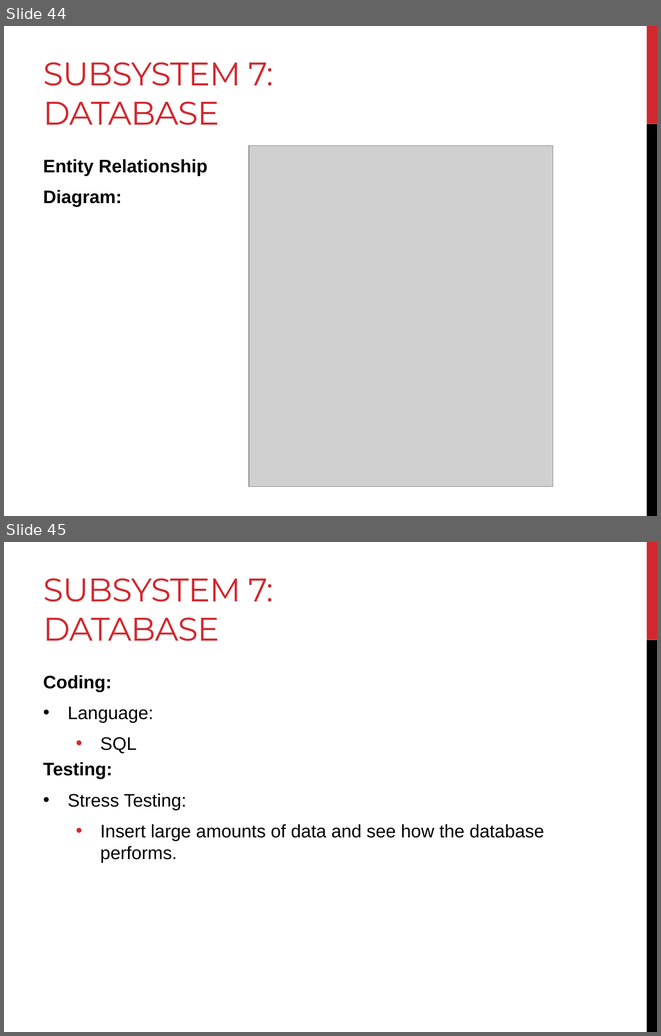
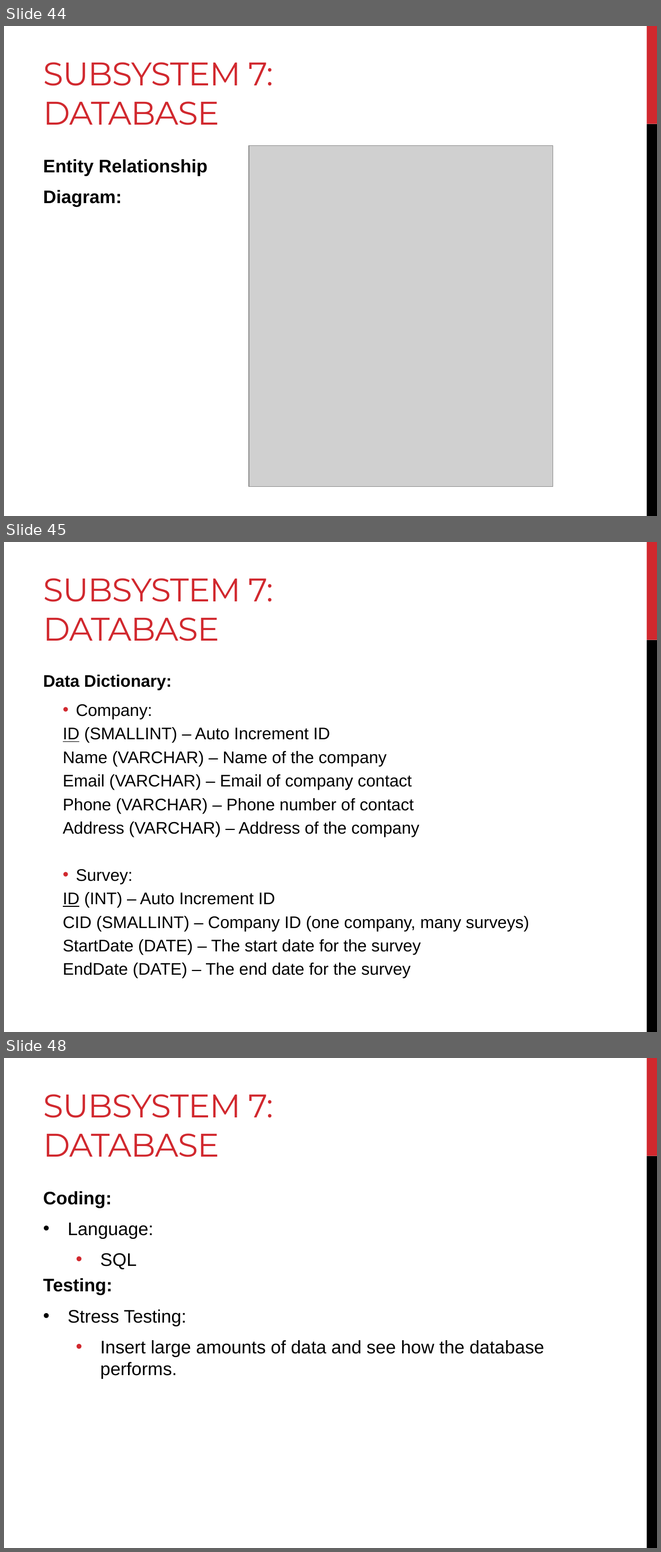
Before and after one commit to AndreasSchwagerl/RR-Survey-System, a slide deck: Presentation/Survey System - Progress Presentation 4.pptx. Shown one above the other, each under a label of ours: slides 44 and 45 before the commit, slides 44, 45 and 48 after it; the slides between them are not shown. The pictures are 661x1036 and 661x1552 pixels, drawn with LibreOffice and Linux fonts; fonts in the diff are those of the drawing; grey boxes stand for pictures. Boxes give left, top, right and bottom in pixels: in the first picture for what was removed or moved away, otherwise in the second. Text is boxed around its words. In the diff, an @@ line names an element or a change of style, - is before the commit and + after.

```diff
--- a/Presentation/Survey System - Progress Presentation 4.pptx
+++ b/Presentation/Survey System - Progress Presentation 4.pptx
@@ slide 45 added at (x1=4, y1=542, x2=657, y2=1032), background #FFFFFF; not listed: 2 template elements that a slide beside it also shows @@
@@ title added at (x1=43, y1=578, x2=273, y2=641), 36 pt, text #D1282E @@
+SUBSYSTEM 7:
+DATABASE
@@ text added at (x1=43, y1=674, x2=529, y2=978), 18.5 pt, text #000000 @@
+Data Dictionary:
+  • Company:
+  ID (SMALLINT) – Auto Increment ID
+  Name (VARCHAR) – Name of the company
+  Email (VARCHAR) – Email of company contact
+  Phone (VARCHAR) – Phone number of contact
+  Address (VARCHAR) – Address of the company
+  • Survey:
+  ID (INT) – Auto Increment ID
+  CID (SMALLINT) – Company ID (one company, many surveys)
+  StartDate (DATE) – The start date for the survey
+  EndDate (DATE) – The end date for the survey
@@ what was slide 45 is now slide 48 @@
```
Also in this commit, not shown: 2 other slides added.
